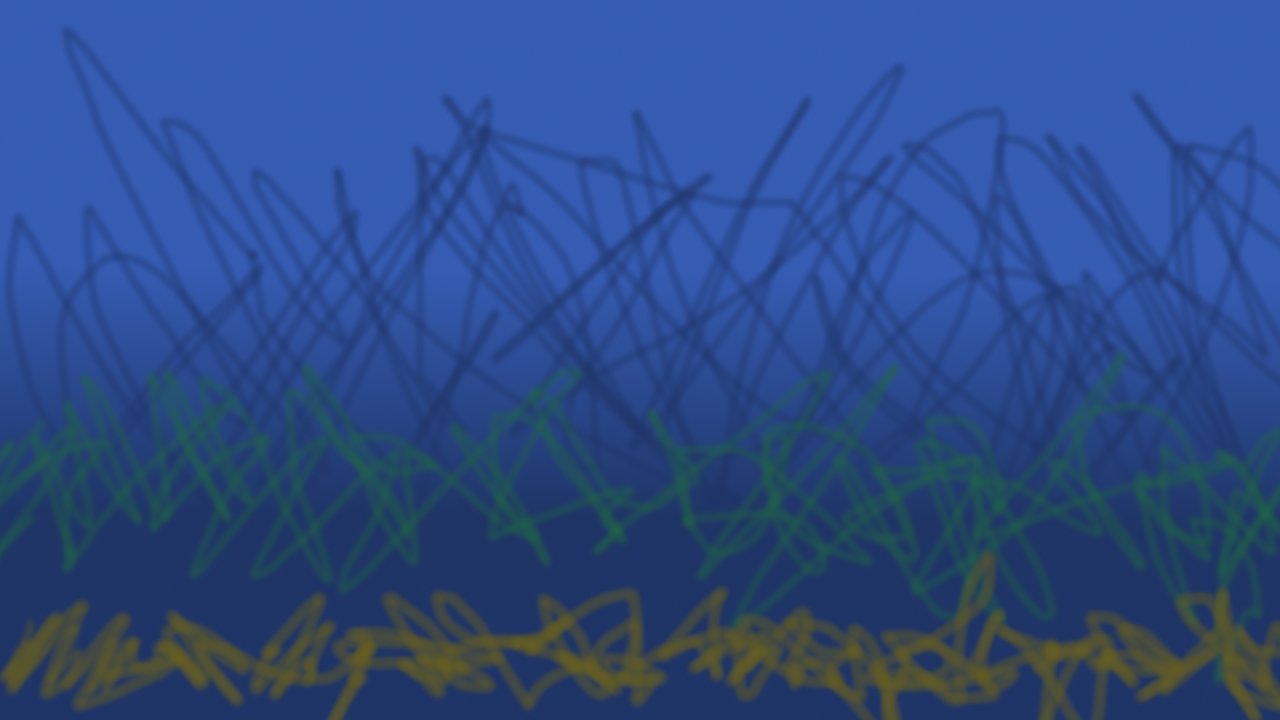
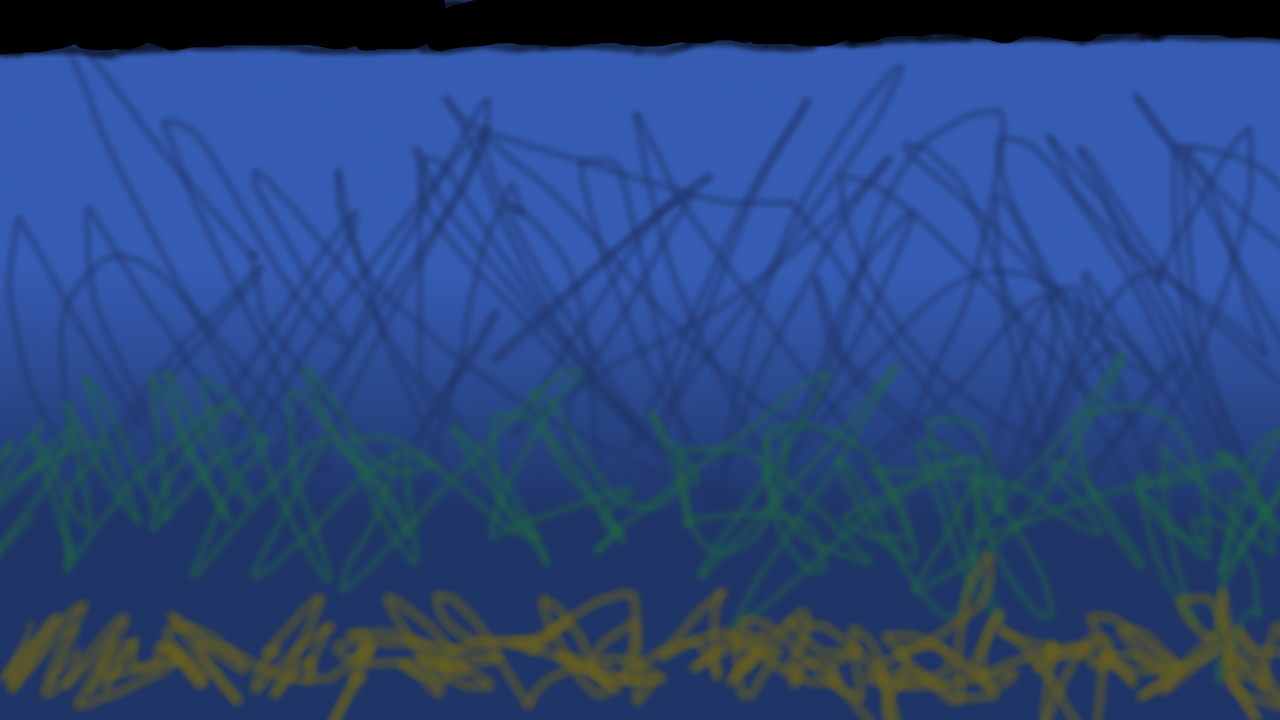
The second 1280x720 image is a revision of the first. Changes to its layers:
painted on "Background" over [0, 0, 1280, 64]
